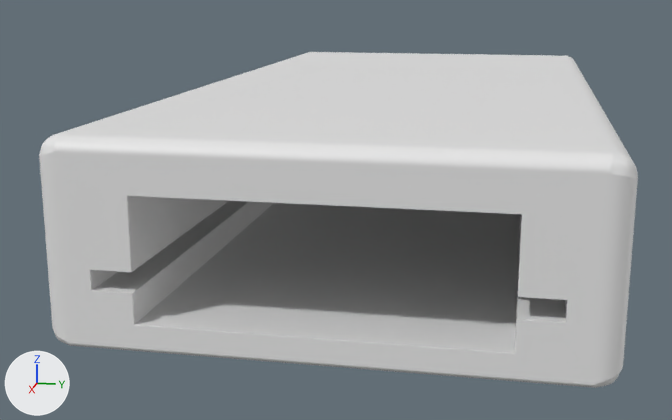
An edit to the Blender file RPi Pico sleeve.blend, drawn before and after from the same camera.
Both versions are drawn from a 50 mm camera at (62.9, 8.3, 13.2) aimed at (1.5, -3.9, -2.2). The axes (+X, +Y, +Z) are drawn at lower left. The lights are the same throughout.

In view in the first picture: 'Case'.
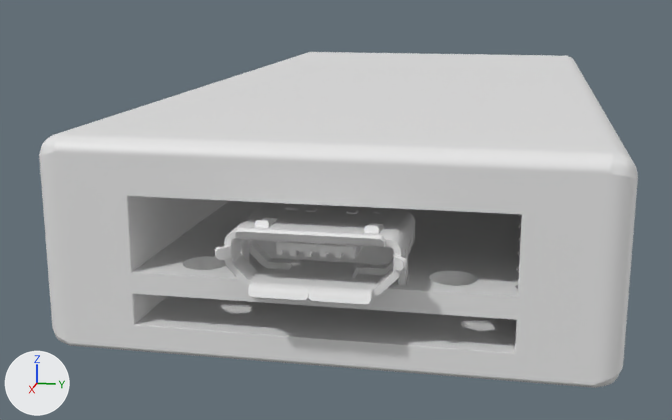
What differs and where, as boxes (x1, y1, x2, y2) in the pictures (672 x 420 px):
'Raspberry Pi Pico', added: after (90, 201, 567, 323)

Edits to the bpy script that builds the scene:
```text
Add me_raspberry_pi_pico:
    me_raspberry_pi_pico.from_pydata(...)  # 8218 vertices, 20080 faces; spans x 0.0..21.0, y 0.0..52.7, z 0.0..3.7
Add ob_raspberry_pi_pico:
    ob_raspberry_pi_pico = bpy.data.objects.new('Raspberry Pi Pico', me_raspberry_pi_pico)
    ob_raspberry_pi_pico.location = (-25.5, 10.5, -0.5)
    ob_raspberry_pi_pico.rotation_euler = (0.0, 0.0, -1.571)  # degrees (0, 0, -90)
```
